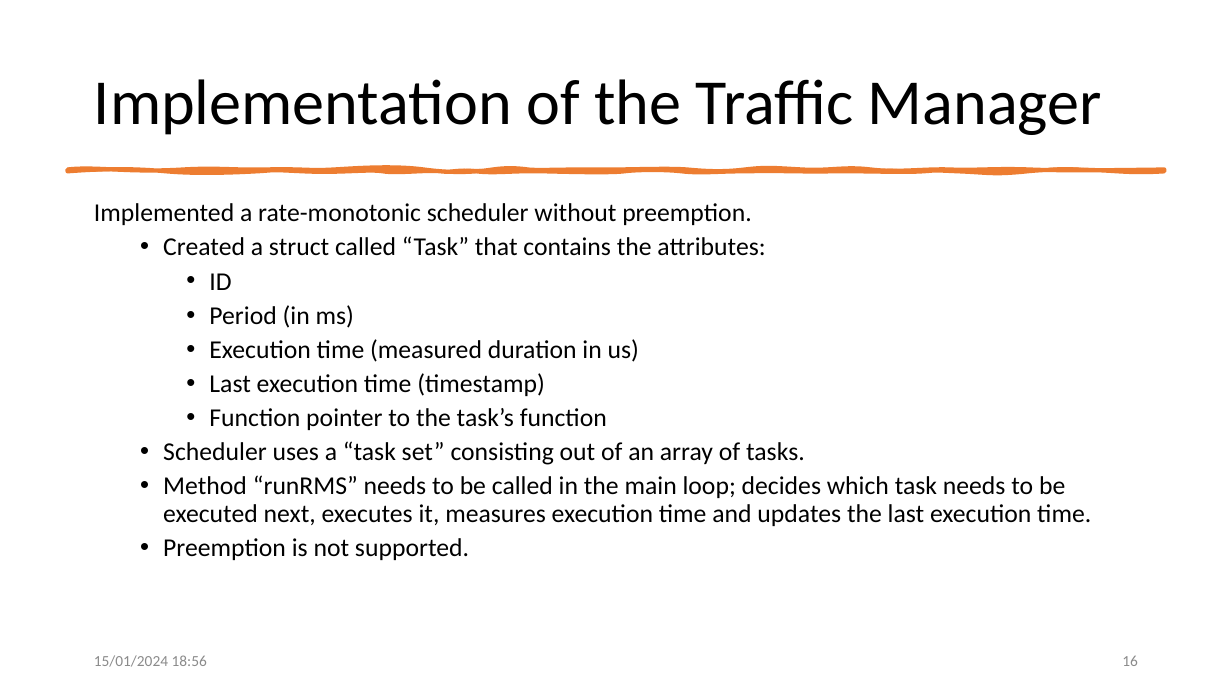
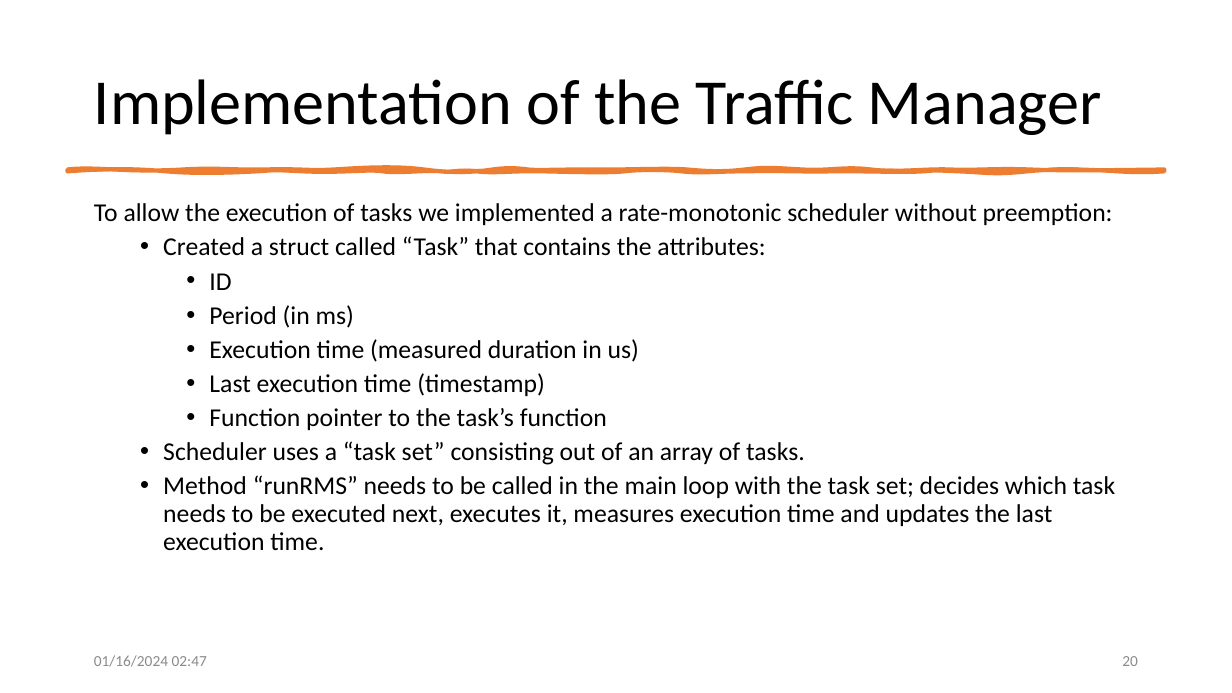
Before and after one commit to allerter/ESE-Smart-City, a slide deck: slide 20 of Requirements/Presentations/Presentation_Merge.pptx (slide 16 before the commit). Drawn at 1232x693 pixels with LibreOffice and Linux fonts; fonts in the diff are those of the drawing. Boxes give left, top, right and bottom in pixels: in the first picture for what was removed or moved away, otherwise in the second. Text is boxed around its words. In the diff, an @@ line names an element or a change of style, - is before the commit and + after.

```diff
--- a/Requirements/Presentations/Presentation_Merge.pptx
+++ b/Requirements/Presentations/Presentation_Merge.pptx
@@ text at <box>94,203,1113,225</box>: text changed @@
-Implemented a rate-monotonic scheduler without preemption.
+To allow the execution of tasks we implemented a rate-monotonic scheduler without preemption:
@@ text at <box>163,475,1115,550</box>: text changed @@
-  • Method “runRMS” needs to be called in the main loop; decides which task needs to be executed next, executes it, measures execution time and updates the last execution time.
-  • Preemption is not supported.
+  • Method “runRMS” needs to be called in the main loop with the task set; decides which task needs to be executed next, executes it, measures execution time and updates the last execution time.
@@ text at <box>94,655,207,667</box>: text changed @@
-15/01/2024 18:56
+01/16/2024 02:47
@@ page number at <box>1122,656,1138,666</box>: text changed @@
-16
+20
```
Also in this commit, not shown: 25 other slides changed, 4 slides added, 2 other files.
